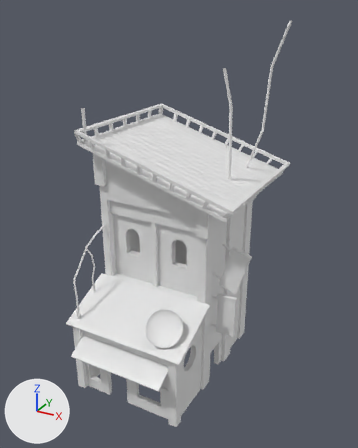
The Blender file Assets/Blend/Map1.blend, before and after one commit.
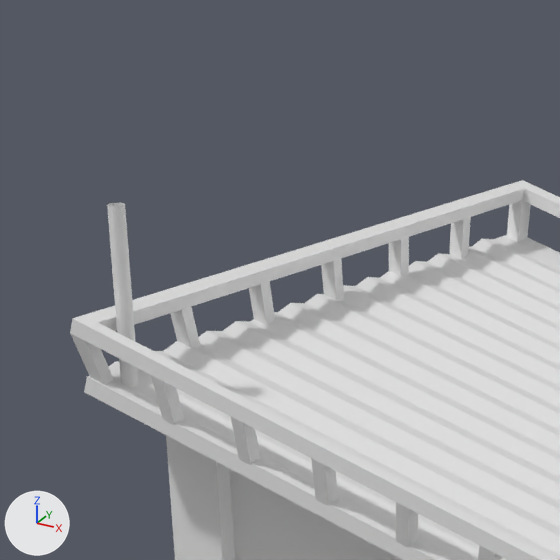
The first picture shows the older version from a camera (50 mm lens) standing at (9.2, -26.0, 36.4) and looking at (-13.0, 14.3, 16.3). The close-ups show both versions on the part from 17% to 47% of the width and 15% to 40% of the height of that picture; other places that the commit changed are outside them. Arrows for +X, +Y and +Z are at lower left; the lights stay in place.
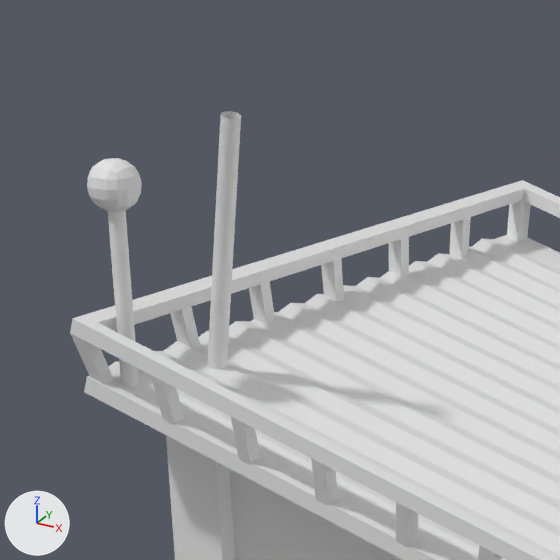
What changed in the scene script:
```text
Change me_cylinder_004:
    where me_cylinder_004.from_pydata(...)  # 960 vertices, 800 faces; spans x -6.5..112.0, y -1.2..117.8, z -1.0..88.9
    used by ob_cylinder_003; location = (-20.11, 6.18, 7.42); scale = (0.133, 0.133, 0.313)
    me_cylinder_004 part 1: the loose piece of 64 vertices spanning x -6.5..-4.1, y 29.3..31.7, z 54.3..65.3 is copied, and the copy is multiplied about its middle by the matrix ((1.122, 0.074, 0.743), (-0.049, 1.144, -0.358), (-0.107, 0.045, 1.435)), then moved by (6.9, 13.9, 2.3); it spans x -3.8..7.0, y 41.1..47.8, z 54.0..70.0
Add me_cube_024:
    me_cube_024.from_pydata(...)  # 294 vertices, 288 faces; spans x -0.8..1.5, y -7.3..0.8, z -30.2..0.8
Add ob_cube_014:
    ob_cube_014 = bpy.data.objects.new('Cube.014', me_cube_024)
    ob_cube_014.location = (-20.82, 10.24, 28.17)
    ob_cube_014.scale = (0.561, 0.561, 0.561)
```

What differs and where, as boxes [x1, y1, x2, y2] in the close-ups (560 x 560 px):
'Cylinder.003', reshaped
    before: [107, 203, 139, 387]
    after: [108, 111, 241, 387]
'Cube.014', added
    after: [87, 158, 142, 212]
part 1 of me_cylinder_004, added
    after: [207, 111, 241, 369]
